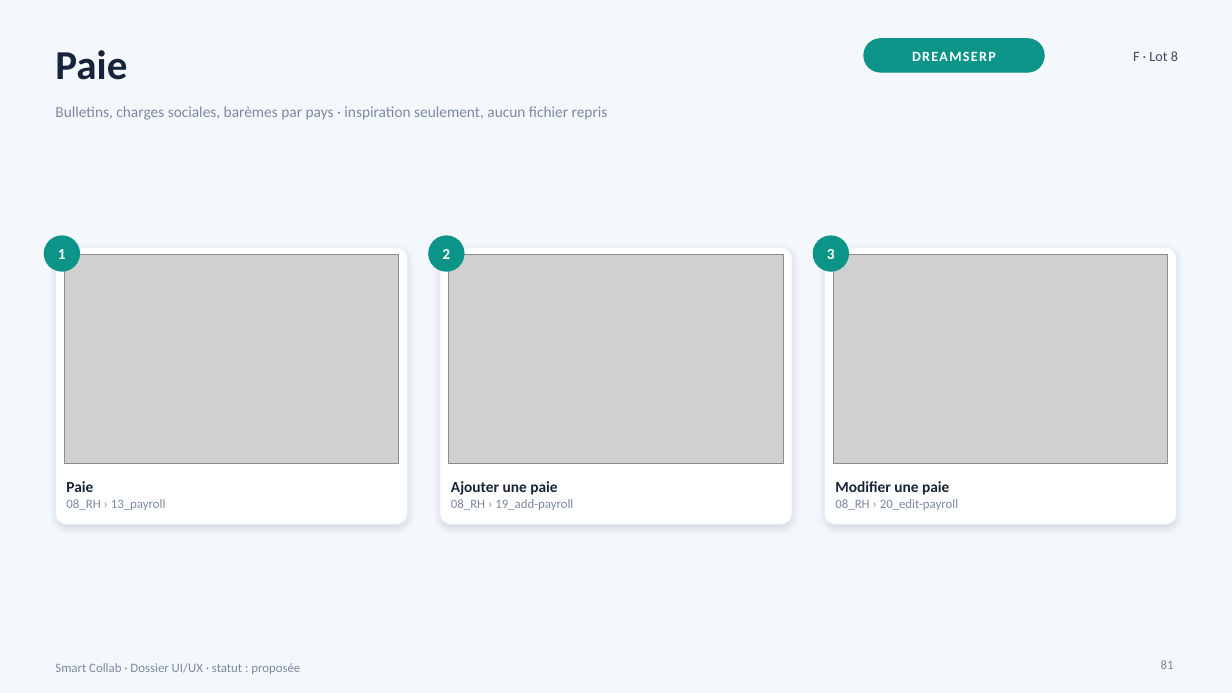
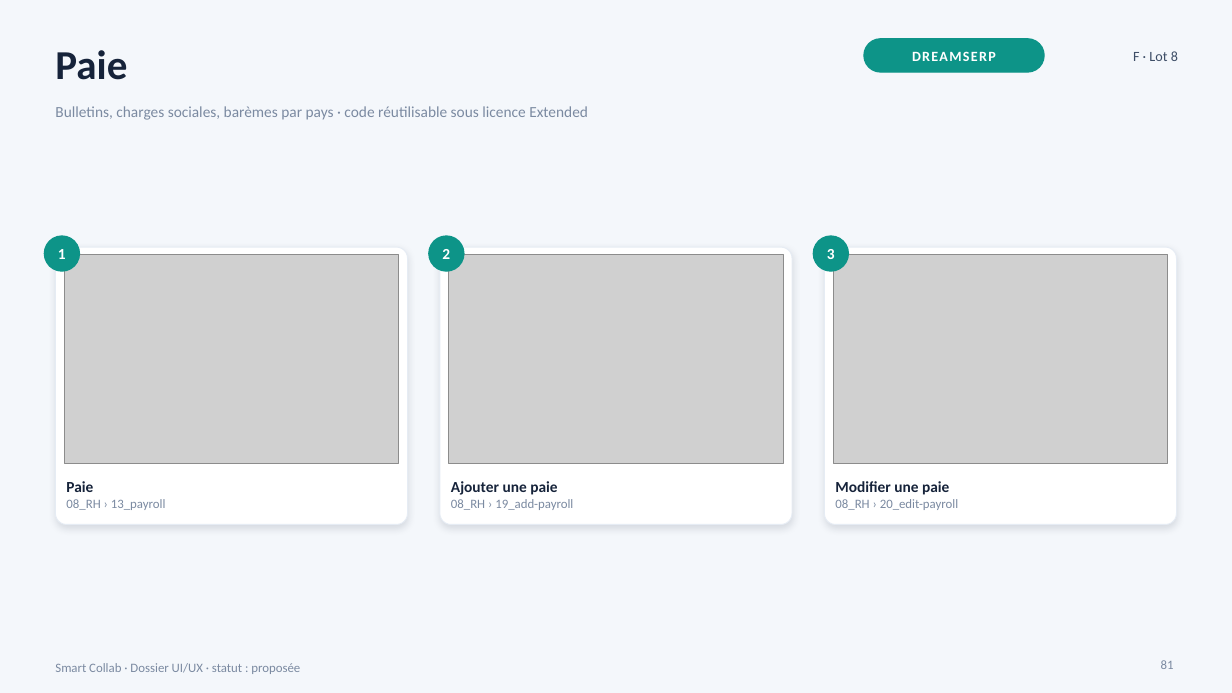
Before and after one commit to Sydney854/smart-collab, a slide deck: slide 81 of 05_UI_UX/DOSSIER_UI_UX_MODULES.pptx. Drawn at 1232x693 pixels with LibreOffice and Linux fonts; fonts in the diff are those of the drawing; grey boxes stand for pictures. Boxes give left, top, right and bottom in pixels: in the first picture for what was removed or moved away, otherwise in the second. Text is boxed around its words. In the diff, an @@ line names an element or a change of style, - is before the commit and + after.

```diff
--- a/05_UI_UX/DOSSIER_UI_UX_MODULES.pptx
+++ b/05_UI_UX/DOSSIER_UI_UX_MODULES.pptx
@@ text at bbox=[55, 106, 588, 120]: text changed @@
-Bulletins, charges sociales, barèmes par pays · inspiration seulement, aucun fichier repris
+Bulletins, charges sociales, barèmes par pays · code réutilisable sous licence Extended
```
Also in this commit, not shown: 37 other slides changed, 15 other files.
